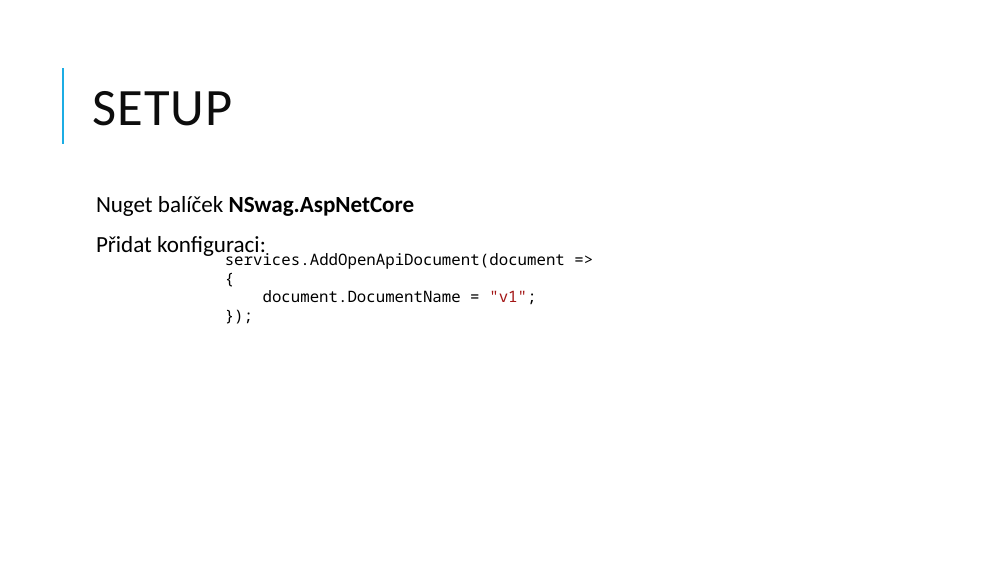
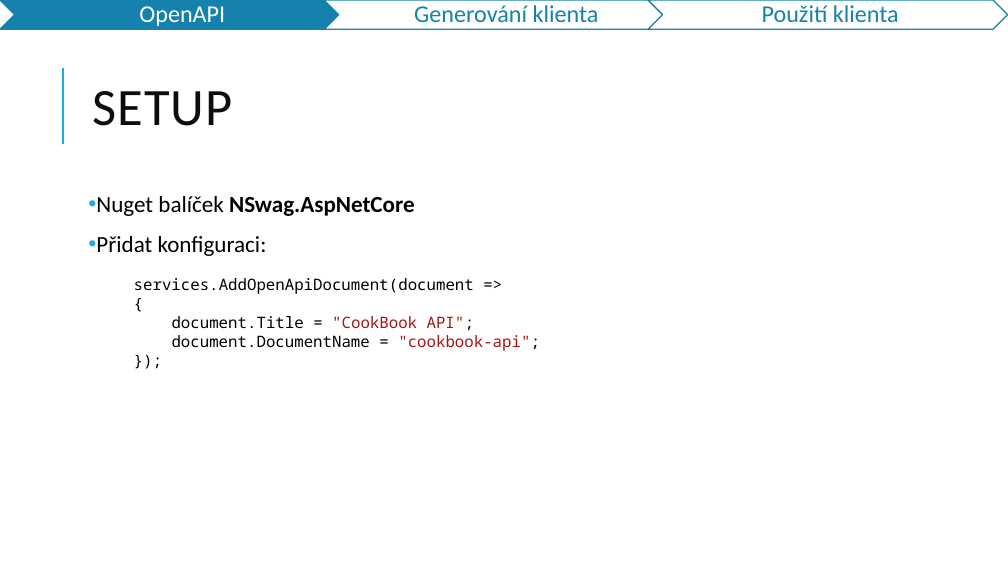
Before and after one commit to jasho/pv239-maui, a slide deck: slide 11 of 06_API/PV239-Xamarin-06_API.pptx (slide 9 before the commit). Drawn at 1008x567 pixels with LibreOffice and Linux fonts; fonts in the diff are those of the drawing. Boxes give left, top, right and bottom in pixels: in the first picture for what was removed or moved away, otherwise in the second. Text is boxed around its words. In the diff, an @@ line names an element or a change of style, - is before the commit and + after.

```diff
--- a/06_API/PV239-Xamarin-06_API.pptx
+++ b/06_API/PV239-Xamarin-06_API.pptx
@@ group added at [0, 0, 1008, 29]: 3 chevrons, 3 texts @@
+OpenAPI
+Generování klienta
+Použití klienta
@@ text "Nuget balíček NSwag.AspNetCore" at [96, 196, 415, 256]: bullet   to • @@
@@ text "services.AddOpenApiDocument(document =>": place and size @@
-text "services.AddOpenApiDocument(document =>" at [225, 250, 565, 304]
+text "services.AddOpenApiDocument(document =>" at [134, 278, 540, 351]
@@ text at [172, 316, 540, 351]: text changed @@
-document.DocumentName = "v1";
+document.Title = "CookBook API";
+document.DocumentName = "cookbook-api";
```
Also in this commit, not shown: 15 other slides changed, 7 slides added, 11 other files.
